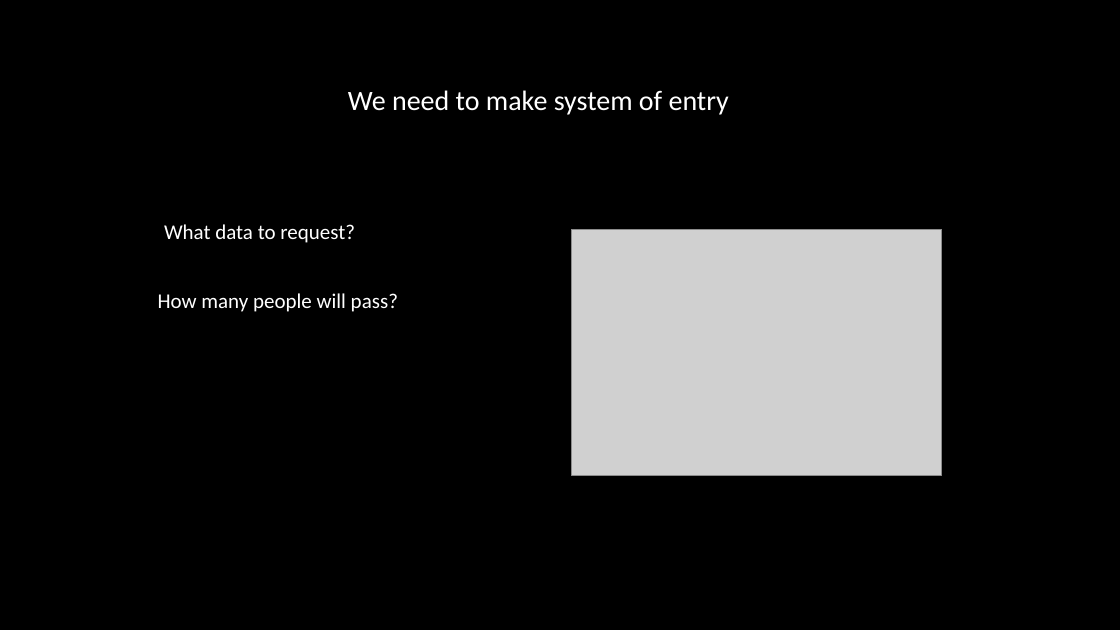
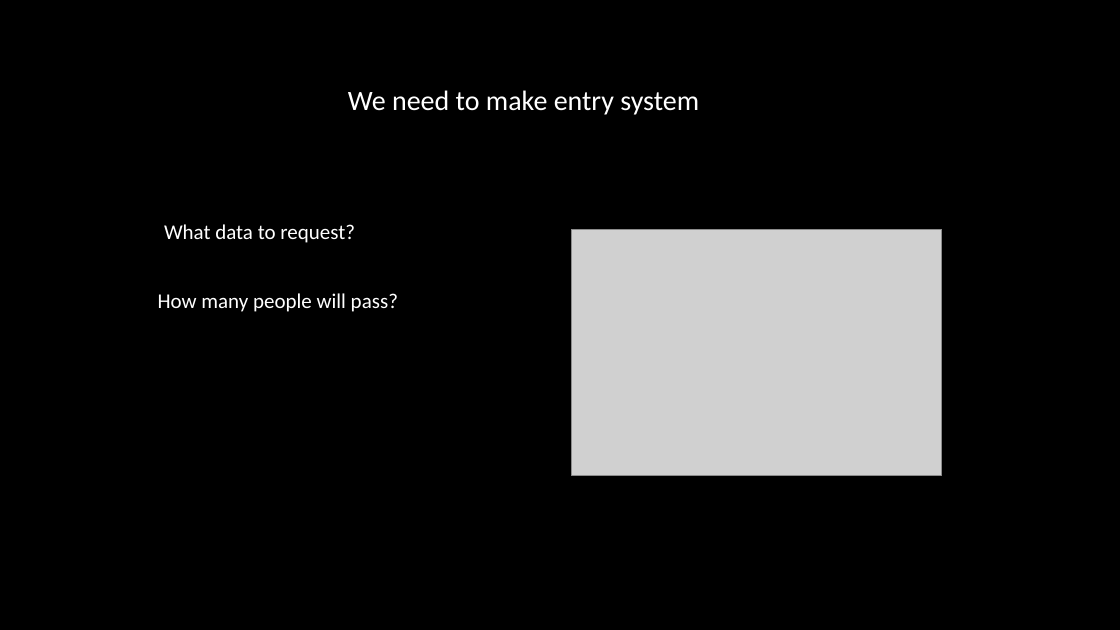
Before and after one commit to AnthonyPerniaH/Curso, a slide deck: slide 18 of Explicaciones.pptx. Drawn at 1120x630 pixels with LibreOffice and Linux fonts; fonts in the diff are those of the drawing; grey boxes stand for pictures. Boxes give left, top, right and bottom in pixels: in the first picture for what was removed or moved away, otherwise in the second. Text is boxed around its words. In the diff, an @@ line names an element or a change of style, - is before the commit and + after.

```diff
--- a/Explicaciones.pptx
+++ b/Explicaciones.pptx
@@ text at (x1=348, y1=90, x2=699, y2=115): text changed @@
-We need to make system of entry
+We need to make entry system
```
Also in this commit, not shown: 3 other files.
